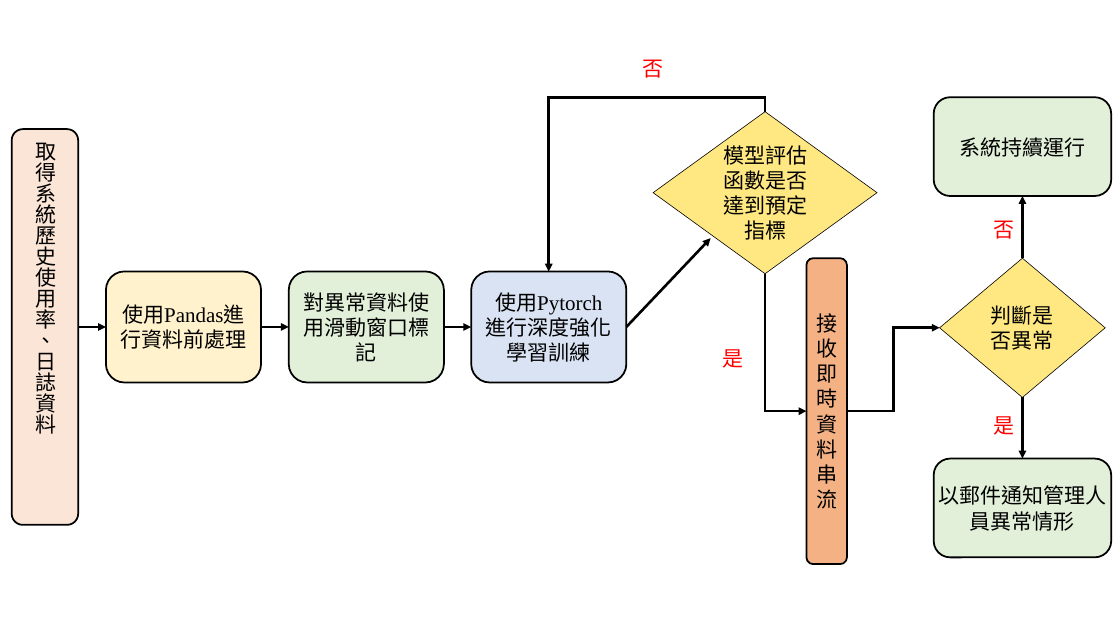
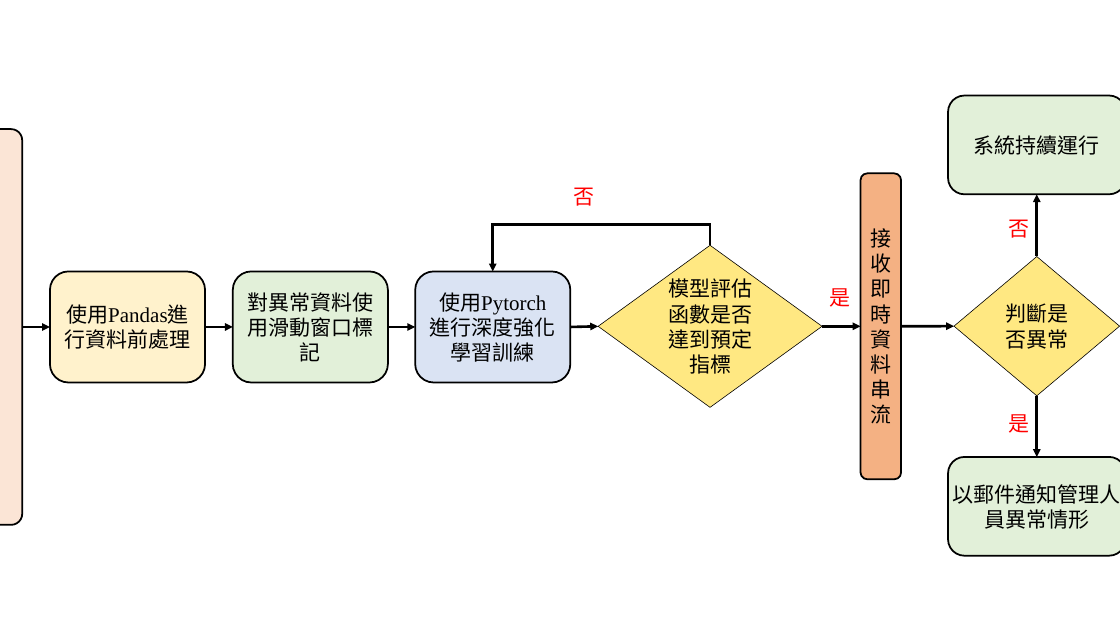
Before and after one commit to gitwetguy/paperwork, a slide deck: slide 4 of 3年計畫_素材.pptx (slide 3 before the commit). Drawn at 1120x630 pixels with LibreOffice and Linux fonts; fonts in the diff are those of the drawing. Boxes give left, top, right and bottom in pixels: in the first picture for what was removed or moved away, otherwise in the second. Text is boxed around its words. In the diff, an @@ line names an element or a change of style, - is before the commit and + after.

```diff
--- a/3年計畫_素材.pptx
+++ b/3年計畫_素材.pptx
@@ 4 rounded rectangles, 3 arrows: place and size @@
-4 rounded rectangles, 3 arrows at (12, 129, 627, 525)
+4 rounded rectangles, 3 arrows at (0, 129, 571, 525)
@@ text in rounded rectangle at (35, 142, 56, 434): text removed @@
-取得系統歷史使用率、日誌資料
@@ text "否": place and size @@
-text "否" at (643, 59, 664, 78)
+text "否" at (574, 187, 595, 206)
@@ rounded rectangle "接收即時資料串流": place and size @@
-rounded rectangle "接收即時資料串流" at (807, 258, 847, 564)
+rounded rectangle "接收即時資料串流" at (860, 173, 901, 479)
@@ elbow arrow moved from (765, 112) - (549, 271) to (710, 245) - (493, 271) @@
@@ diamond "模型評估函數是否達到預定指標": place and size @@
-diamond "模型評估函數是否達到預定指標" at (654, 112, 878, 274)
+diamond "模型評估函數是否達到預定指標" at (598, 245, 823, 408)
@@ elbow arrow removed from (765, 274) to (807, 411) @@
@@ text "是": place and size @@
-text "是" at (723, 349, 744, 368)
+text "是" at (830, 288, 851, 307)
@@ arrow moved from (627, 327) - (711, 239) to (571, 327) - (598, 326) @@
@@ arrow added from (823, 326) to (860, 326), #000000 2.25 pt @@
@@ elbow arrow removed from (847, 411) to (940, 328) @@
@@ arrow added from (902, 326) to (954, 326), #000000 2.25 pt @@
@@ 4 texts, 2 arrows, 2 rounded rectangles, 1 diamond: place and size @@
-4 texts, 2 arrows, 2 rounded rectangles, 1 diamond at (934, 97, 1112, 558)
+4 texts, 2 arrows, 2 rounded rectangles, 1 diamond at (949, 96, 1120, 556)
```
Also in this commit, not shown: 2 other slides changed, 4 slides added, 14 other files.
